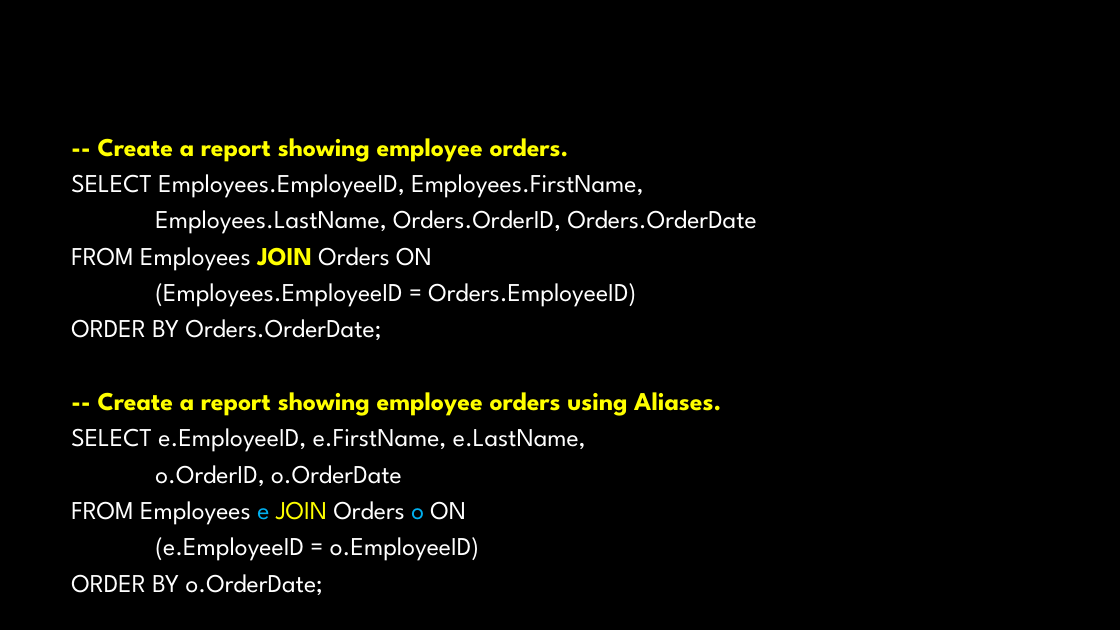
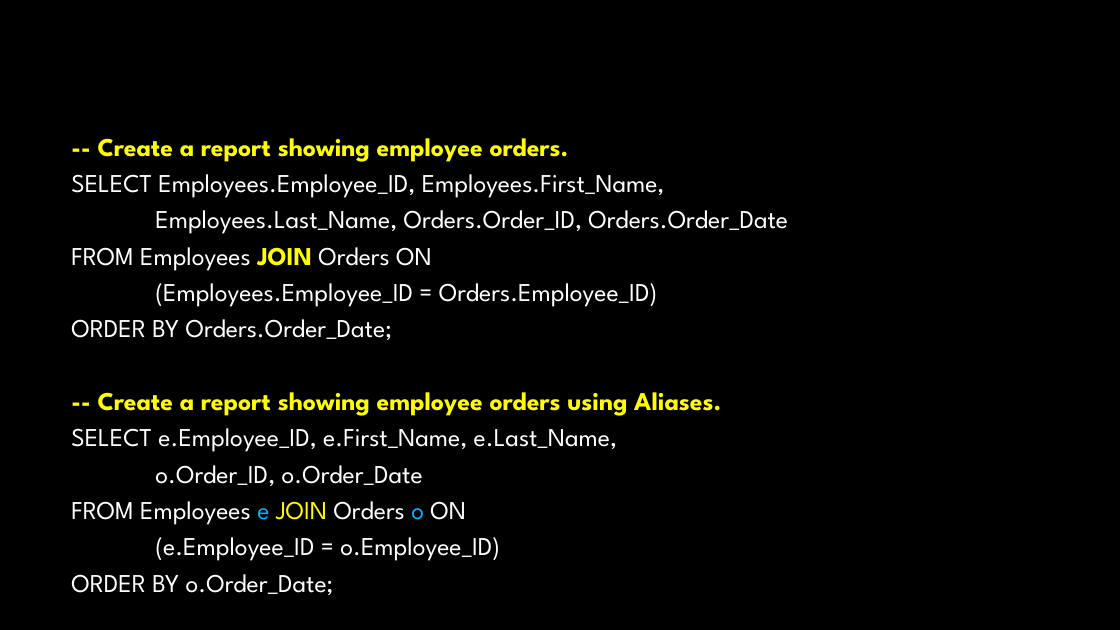
Before and after one commit to VKRISHNANB/postgres, a slide deck: slide 36 of slides/2psql1.pptx (slide 37 before the commit). Drawn at 1120x630 pixels with LibreOffice and Linux fonts; fonts in the diff are those of the drawing; background and template pictures are left out. Boxes give left, top, right and bottom in pixels: in the first picture for what was removed or moved away, otherwise in the second. Text is boxed around its words. In the diff, an @@ line names an element or a change of style, - is before the commit and + after.

```diff
--- a/slides/2psql1.pptx
+++ b/slides/2psql1.pptx
@@ text at box(71, 174, 788, 234): text changed @@
-SELECT Employees.EmployeeID, Employees.FirstName,
-Employees.LastName, Orders.OrderID, Orders.OrderDate
+SELECT Employees.Employee_ID, Employees.First_Name,
+Employees.Last_Name, Orders.Order_ID, Orders.Order_Date
@@ text at box(71, 283, 657, 340): text changed @@
-(Employees.EmployeeID = Orders.EmployeeID)
-ORDER BY Orders.OrderDate;
+(Employees.Employee_ID = Orders.Employee_ID)
+ORDER BY Orders.Order_Date;
@@ text at box(71, 428, 617, 486): text changed @@
-SELECT e.EmployeeID, e.FirstName, e.LastName,
-o.OrderID, o.OrderDate
+SELECT e.Employee_ID, e.First_Name, e.Last_Name,
+o.Order_ID, o.Order_Date
@@ text at box(71, 537, 500, 595): text changed @@
-(e.EmployeeID = o.EmployeeID)
-ORDER BY o.OrderDate;
+(e.Employee_ID = o.Employee_ID)
+ORDER BY o.Order_Date;
```
Also in this commit, not shown: 33 other slides changed, 1 slide removed, 4 other files.
